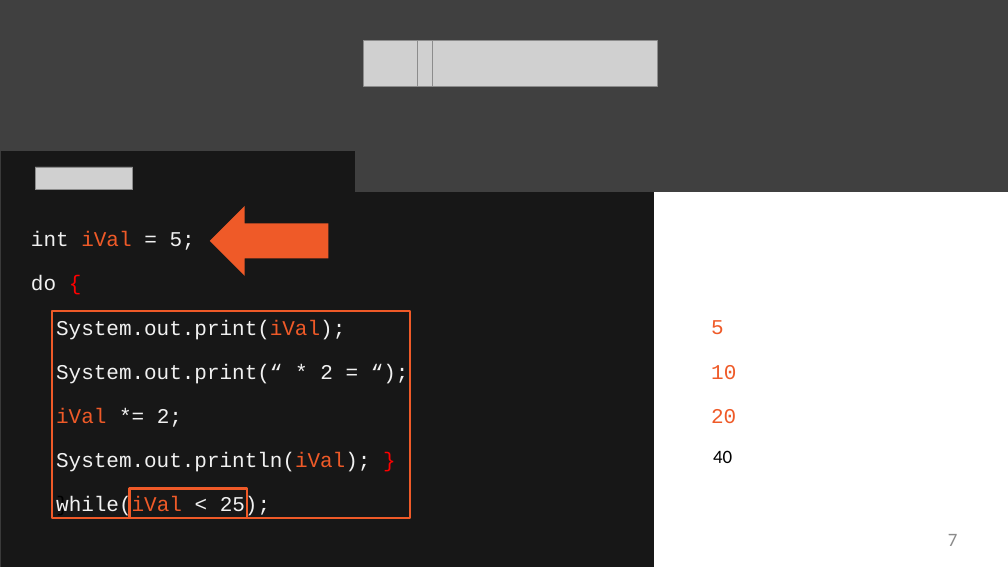
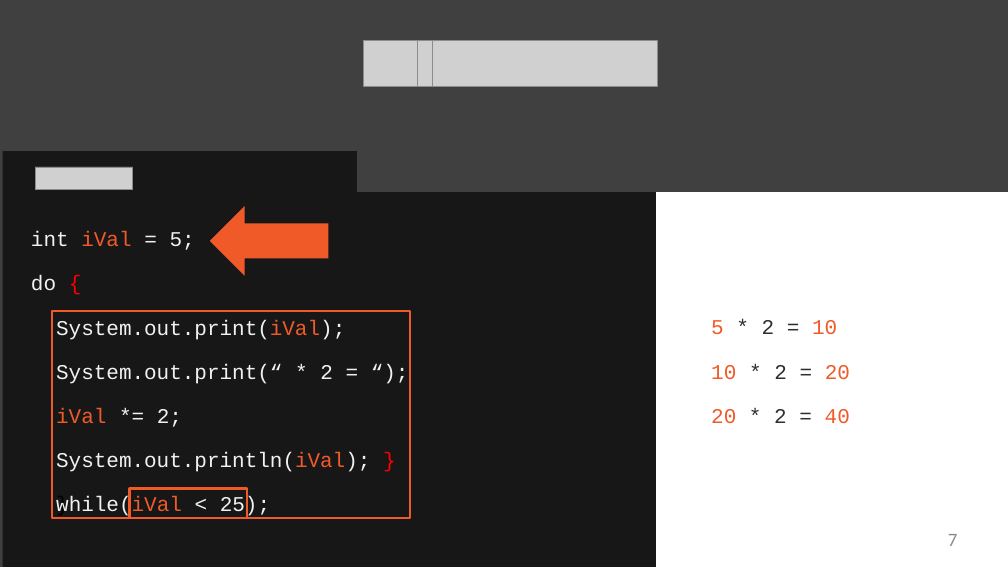
Before and after one commit to StevenJoseph19/JR-31, a slide deck: slide 7 of 1. Core Java 8/Day 1/Slides/5. Looping and Arrays/looping-and-arrays-slides.pptx. Drawn at 1008x567 pixels with LibreOffice and Linux fonts; fonts in the diff are those of the drawing; grey boxes stand for pictures. Boxes give left, top, right and bottom in pixels: in the first picture for what was removed or moved away, otherwise in the second. Text is boxed around its words. In the diff, an @@ line names an element or a change of style, - is before the commit and + after.

```diff
--- a/1. Core Java 8/Day 1/Slides/5. Looping and Arrays/looping-and-arrays-slides.pptx
+++ b/1. Core Java 8/Day 1/Slides/5. Looping and Arrays/looping-and-arrays-slides.pptx
@@ freeform shape at box(3, 151, 656, 567): outline redrawn @@
@@ freeform shape at box(656, 192, 1008, 567): outline redrawn @@
@@ text "5 * 2 = 10" rewrapped from box(711, 320, 736, 423) to box(711, 320, 850, 423) @@
@@ freeform shape removed at box(736, 316, 804, 343) @@
@@ freeform shape removed at box(808, 316, 841, 343) @@
@@ freeform shape removed at box(745, 359, 813, 386) @@
@@ freeform shape removed at box(817, 359, 850, 386) @@
@@ freeform shape removed at box(745, 402, 813, 429) @@
@@ freeform shape removed at box(817, 402, 850, 429) @@
@@ text removed at box(713, 450, 732, 463) @@
-40
```
Also in this commit, not shown: 5 other slides changed, 7 other files.
